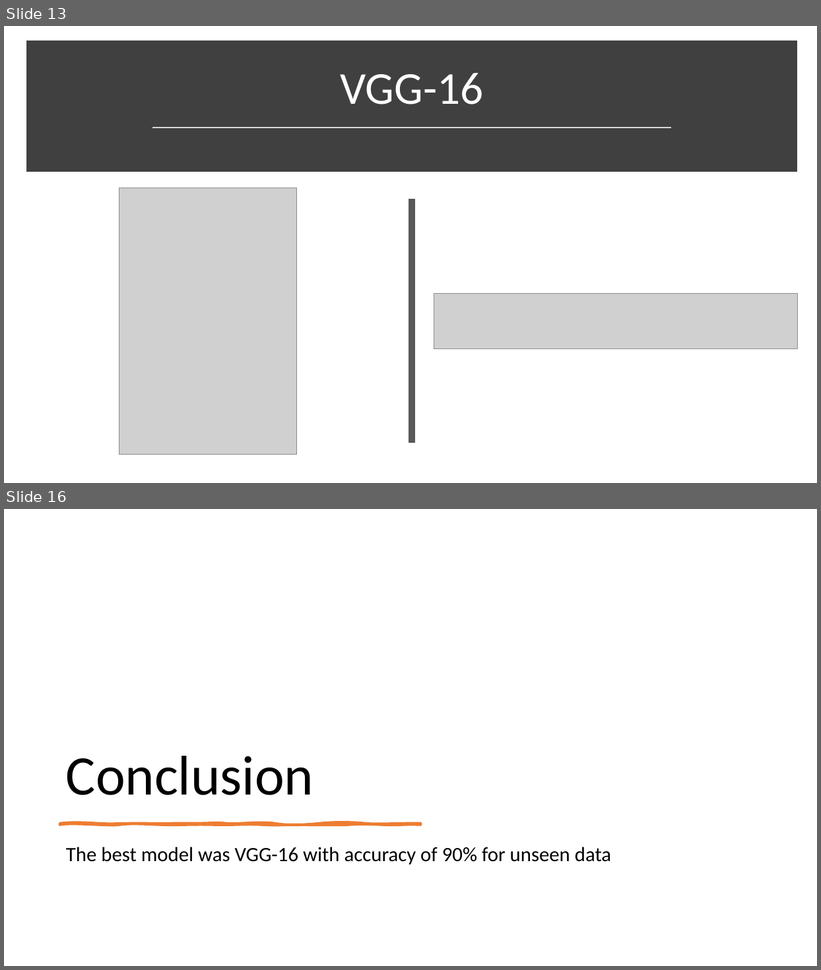
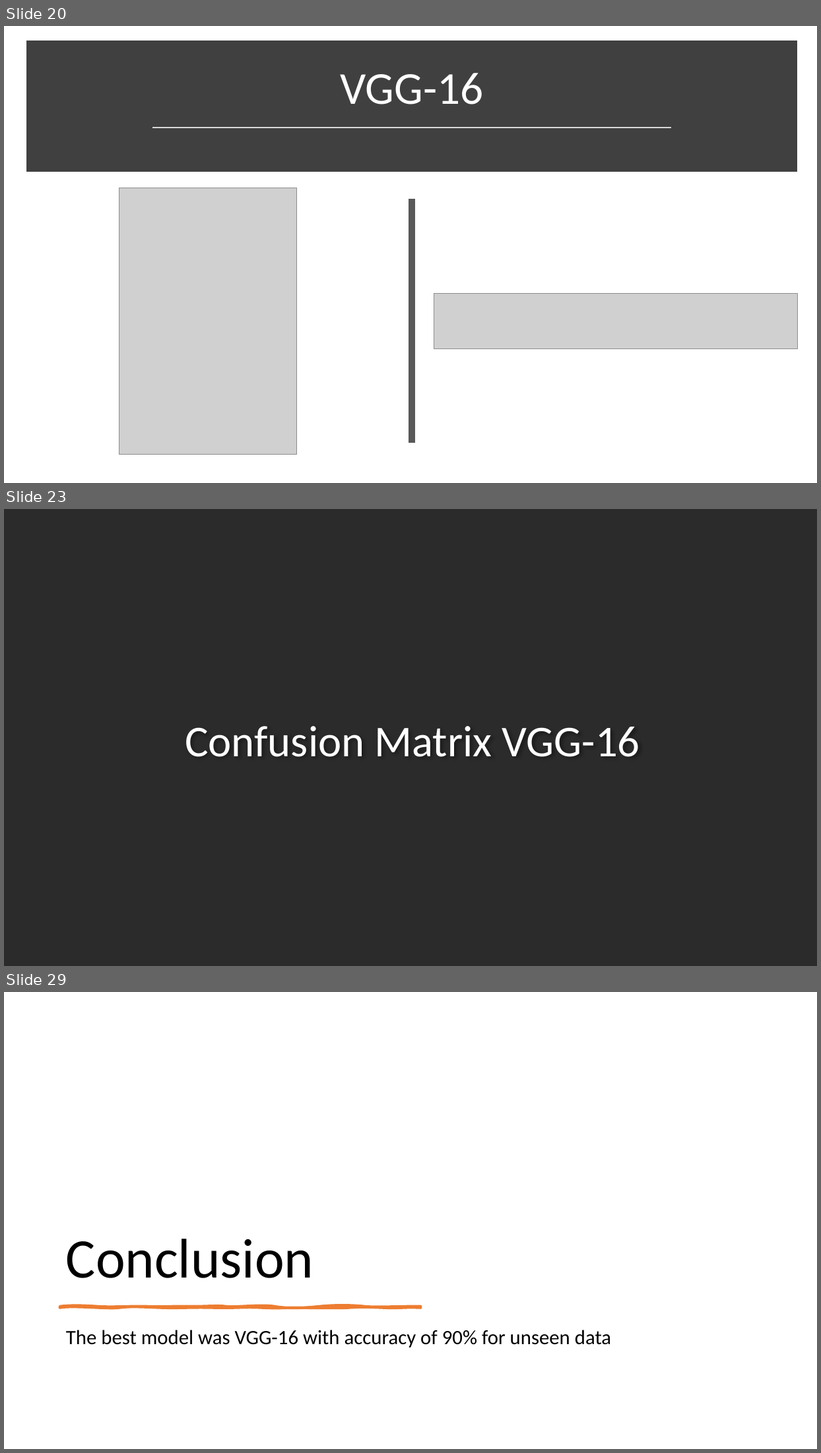
Before and after one commit to Sebercheres/Deep_Learning_Final_Project, a slide deck: Brain MRI Images for Brain Tumor Detection.pptx. Shown one above the other, each under a label of ours: slides 13 and 16 before the commit, slides 20, 23 and 29 after it; the slides between them are not shown. The pictures are 821x970 and 821x1453 pixels, drawn with LibreOffice and Linux fonts; fonts in the diff are those of the drawing; grey boxes stand for pictures; background and template pictures are left out; a plain dark background stands for a picture behind light text. Boxes give left, top, right and bottom in pixels: in the first picture for what was removed or moved away, otherwise in the second. Text is boxed around its words. In the diff, an @@ line names an element or a change of style, - is before the commit and + after.

```diff
--- a/Brain MRI Images for Brain Tumor Detection.pptx
+++ b/Brain MRI Images for Brain Tumor Detection.pptx
@@ slide 23 added at <box>4,509,817,966</box>, background picture (left out) @@
@@ title added at <box>185,726,640,757</box>, 52 pt, text #FFFFFF @@
+Confusion Matrix VGG-16
@@ what was slide 13 is now slide 20 @@
@@ what was slide 16 is now slide 29 @@
```
Also in this commit, not shown: 3 slides changed, 12 other slides added, 1 other file.
